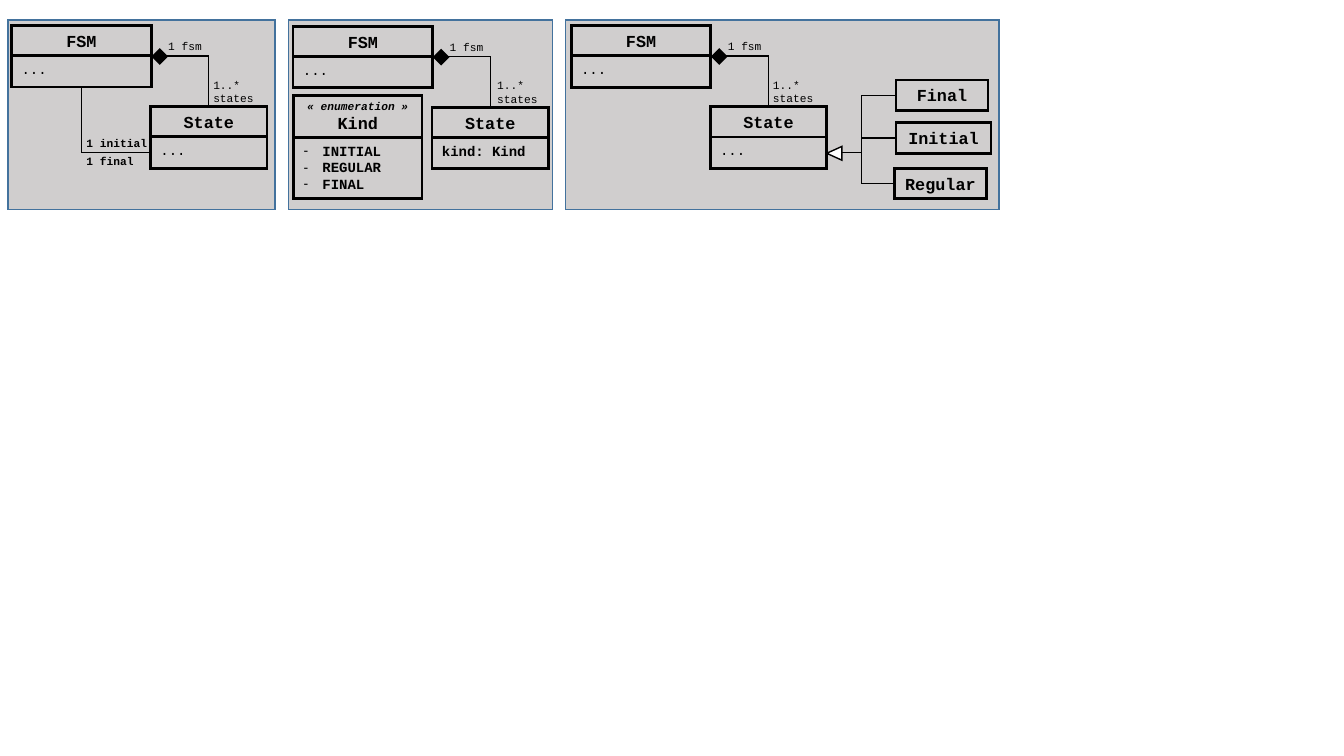
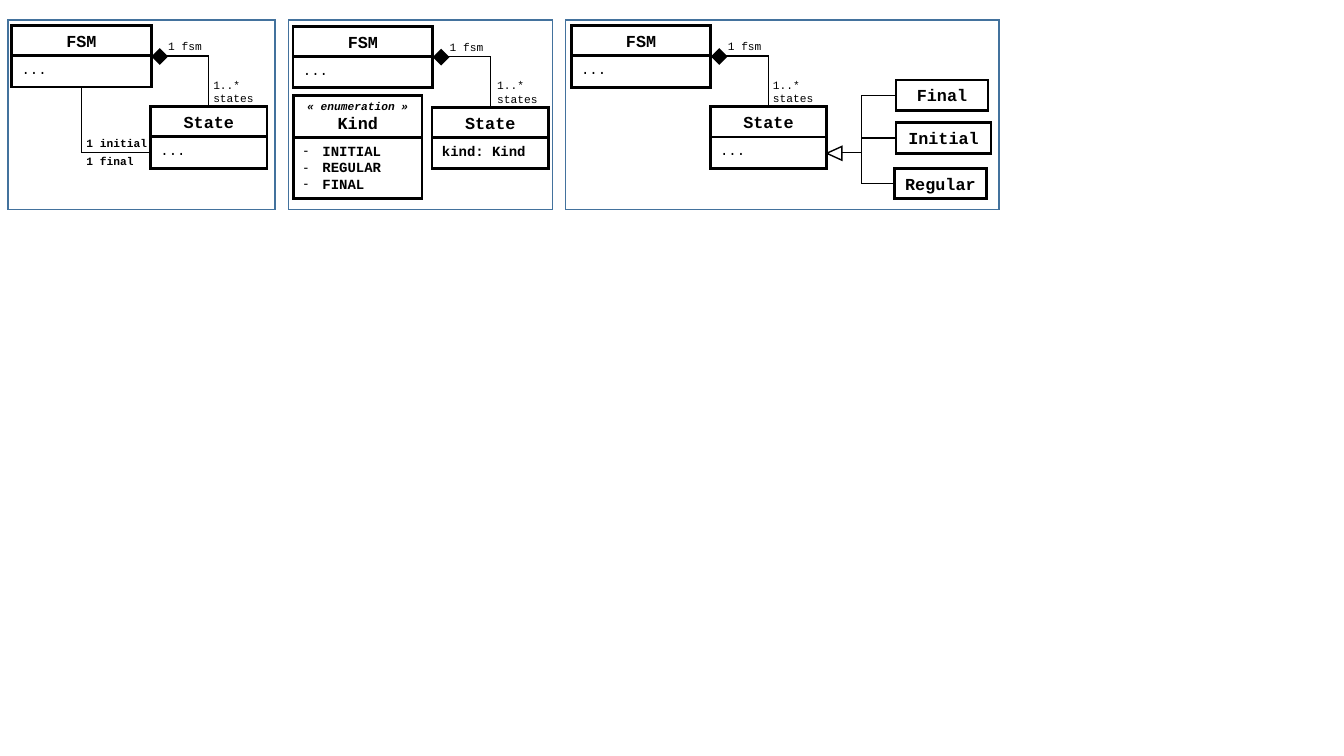
Before and after one commit to moussaamrani/2022.AniGraphL, a slide deck: slide 1 of img/FSM-Initial.pptx. Drawn at 1344x756 pixels with LibreOffice and Linux fonts; fonts in the diff are those of the drawing. Boxes give left, top, right and bottom in pixels: in the first picture for what was removed or moved away, otherwise in the second. Text is boxed around its words. In the diff, an @@ line names an element or a change of style, - is before the commit and + after.

```diff
--- a/img/FSM-Initial.pptx
+++ b/img/FSM-Initial.pptx
@@ fill #D0CECE to none in 3 elements at (8,20,275,210), (566,20,999,210), (288,20,553,210) @@
```
Also in this commit, not shown: 18 other files.
